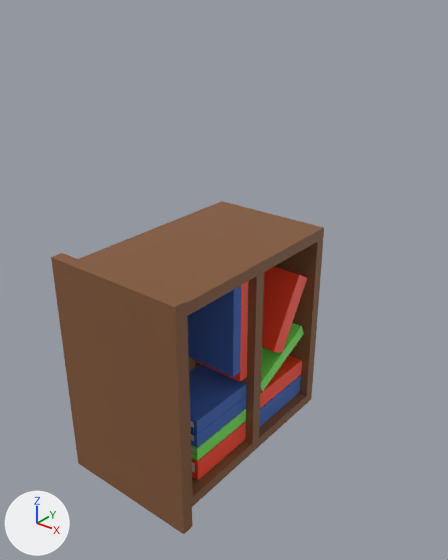
One commit to the FBX model Roomify/Resources/Shelf.fbx: the scene before it, then after it.
Camera for both pictures: a 50 mm lens placed at (2.67, -4.52, 2.87), pointed at (-0.4, -0.68, 0.49). Every picture has the same lights, and +X, +Y and +Z are marked at lower left.

Script lines for the objects in view, before the commit:
```python
me_cube_015 = bpy.data.meshes.new('Cube.015')
me_cube_015.from_pydata(...)  # 280 vertices, 258 faces; spans x -1.0..0.26, y -1.0..1.0, z 0.0..2.0
# faces by material slot: [30, 76, 38, 76, 38]
me_cube_015.materials.append(mat_white)  # white #ececec
me_cube_015.materials.append(mat_blue)  # blue #3e67b8
me_cube_015.materials.append(mat_brown)  # brown #845838
me_cube_015.materials.append(mat_red)  # red #ff4527
me_cube_015.materials.append(mat_green)  # green #79ed5b
# before: 1 (-0.97, -0.92, 2.0) at pixel (79, 457), 3 (-0.97, 0.92, 2.0) at pixel (54, 268), 5 (0.18, -0.92, 2.0) at pixel (175, 521), 7 (0.18, 0.92, 2.0) at pixel (166, 314), 13 (-1.0, -1.0, 2.0) at pixel (78, 463)
# before: 14 (-1.0, 1.0, 2.0) at pixel (51, 257), 15 (0.26, 1.0, 2.0) at pixel (174, 307), 16 (0.26, -1.0, 2.0) at pixel (183, 534)
ob_shelf_small = bpy.data.objects.new('Shelf small', me_cube_015)
ob_shelf_small.location = (0.0, 0.0, 0.0)
ob_shelf_small.rotation_euler = (1.571, 0.0, 0.0)  # degrees (90, 0, 0)
```
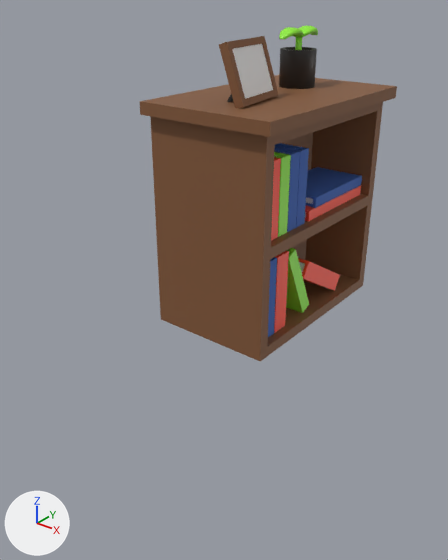
Changed parts and their boxes (x1, y1, x2, y2) in the pictures (448 x 560 px):
'Shelf small', reshaped, turned
    before: (51, 201, 324, 534)
    after: (140, 26, 397, 361)
part 1 of me_cube_015, added
    after: (295, 37, 302, 50)
part 2 of me_cube_015, added
    after: (298, 26, 318, 37)
part 3 of me_cube_015, added
    after: (279, 27, 304, 39)
part 4 of me_cube_015, added
    after: (279, 47, 317, 89)
part 5 of me_cube_015, added
    after: (219, 36, 279, 108)
part 6 of me_cube_015, cut back
    before: (51, 257, 184, 534)
    after: (140, 75, 396, 122)

What changed in the scene script:
```text
Add mat_black:
    mat_black = principled_material('black')
    mat_black.base_color = (0.0286, 0.0286, 0.0286)  # black #2f2f2f
Change me_cube_015:
    used by ob_shelf_small; location = (0.0, 0.0, 0.0); rotation_euler = (1.571, 0.0, 0.0), in degrees (90, 0, 0)
    verts and faces of me_cube_015; kept vertices keep their numbers, new ones are numbered from 280
    remove me_cube_015.from_pydata(...)  # 280 vertices, 258 faces; spans x -1.0..0.26, y -1.0..1.0, z 0.0..2.0
    add me_cube_015.from_pydata(...)  # 1016 vertices, 926 faces; spans x -1.0..0.26, y -1.0..1.0, z 0.0..2.5
    me_cube_015 part 1: a new loose piece, a 32-sided cylinder along z spanning x -0.477..-0.42, y 0.403..0.46, z 2.213..2.435, in mat_green (green #90ed38)
    me_cube_015 part 2: a new loose piece of 258 vertices spanning x -0.53..-0.37, y 0.43..0.71, z 2.41..2.5, in mat_green (green #90ed38)
    me_cube_015 part 3: a new loose piece of 258 vertices spanning x -0.53..-0.37, y 0.15..0.44, z 2.41..2.5, in mat_green (green #90ed38)
    me_cube_015 part 4: a new loose piece of 128 vertices spanning x -0.61..-0.29, y 0.27..0.59, z 2.0..2.32
    me_cube_015 part 5: a new loose piece of 24 vertices spanning x -0.47..-0.17, y -0.77..-0.14, z 1.99..2.46
    me_cube_015 part 6
    add delete_vertices([1, 3, 5, 7])  # with the faces that use them
    add faces += [(13, 16, 15, 14)]  # mat_brown (brown #845838)
    add me_cube_015.materials.append(mat_black)  # black #2f2f2f
Change ob_shelf_small:
    ob_shelf_small.rotation_euler: (1.571, 0.0, 0.0) -> (0.0, 0.0, 0.0)  # degrees (90, 0, 0) -> degrees (0, 0, 0)
```
